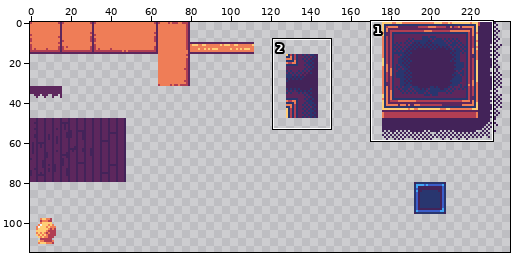
Pixel-art file: res/atlas/world.aseprite. Above, an overview of the earlier version with the close-up marked.
Close-up. As it was:
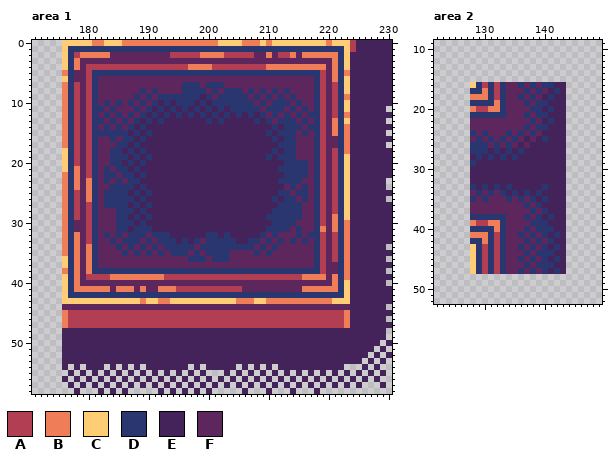
256x256 pixels, 1 frame. Shown: area 1: x 171..230, y 0..58; area 2: x 122..149, y 9..52. The wide view leaves out empty margins. The commit also changed other parts of the picture, which this record leaves out.
Palette (. is transparent): A #b13e53  B #ef7d57  C #ffcd75  D #29366f  E #432359  F #5d275d
Pixels before, area 1 (only the part around the change), first column x 172:
 0 ....CCCCCBBCCCBBBBBBBBBBBBBBBBCCCCBBBCBCCCCCCCCCBCCCAEEEEEE
 1 ....CDDDDDDDDDDDDDDDDDDDDDDDDDDDDDDDDDDDDDDDDDDDDDDCAEEEEEE
 2 ....CDABBBBBFFFFFFFFFFAAAAABBBBAAAAAFFBFAABFBBBBBBDCEEEEEEE
 3 ....CDBFFFFFFFFFFFFFFFFFFFFFFFFFFFFFFFFFFFFFFFFFFBDCEEEEEEE
 4 ....CDBFAAAAAAAAAAAAAAAAABBBBAAAAAAAAABBBBBBBBBBFBDCEEEEEEE
 5 ....BDFFADDDDDDDDDDDDDDDDDDDDDDDDDDDDDDDDDDDDDDAFBDBEEEEEEE
 6 ....CDFFADFFFFFFFFFFFFFFFFFFFFFFFFFFFFFFFFFFFFDAFBDCEEEEEEE
 7 ....BDAFADFFFFFFFFFFFFFFDDDFDDDFFFFFFFFFFFFFFFDAFADCEEEEEEE
 8 ....BDAFADFFFFFFFDFDFFFFDDDDFDFDDDFDFDFDFDFFFFDAFADCEEEEEEE
 9 ....BDAFADFFFFFFDFDFDDDDDDDEDFDDDDDFDFDFDFDFFFDAFADBEEEEEEE
10 ....BDAFADFDFDFDFDFDEDEDDDEDEDDDDDDDFDFDDDFDFFDAFADCEEEEEEE
11 ....BDAFADDFDFFFDFDEDEDEDEDEDEDEDDDDDFDDDFDFDFDAFADCEEEEEE.
12 ....BDAFADFDFDFDFDEDEDEDEDEDEDEDEDEDEDFDFDFDFDDAFADBEEEEEEE
13 ....BDAFADDFDFDFDEDEDEEEEEEEDEDEEEEEDEDFDDDFDFDAFBDCEEEEEE.
14 ....BDAFADFDFDFDEDEEEEEEEEEEEEEEEEEEEEEDEDDDFDDAFBDBEEEEEEE
15 ....BDAFADDDDDDEDEDEEEEEEEEEEEEEEEEEEEDEDDDFDFDAFBDBEEEEEE.
16 ....BDAFADFFDFDDEDEEEEEEEEEEEEEEEEEEEEEDEDDFFFDAFFDBEEEEEEE
17 ....BDAFADFFFDDEDEEEEEEEEEEEEEEEEEEEEEEEDDDFFFDAFFDBEEEEEE.
18 ....CDAFADFFDDEDEDEEEEEEEEEEEEEEEEEEEEEDEDDFFFDAFADBEEEEEEE
19 ....CDAFADFFDDDEDEDEEEEEEEEEEEEEEEEEEEDEDDDFFFDAFADCEEEEEEE
20 ....CDAFADFFDDEDEDEEEEEEEEEEEEEEEEEEEEEEEDDDDFDAFADCEEEEEEE
21 ....CDBFADFDFDDEDEEEEEEEEEEEEEEEEEEEEEEEDDDDDFDAFADCEEEEEEE
22 ....BDBFADFDDFDDEDEEEEEEEEEEEEEEEEEEEEEEEDDDDFDAFADCEEEEEEE
23 ....BDBFBDFDFDFDDEEEEEEEEEEEEEEEEEEEEEEEDDDDFFDAFADCEEEEEE.
24 ....BDBFBDFFDDDDEDEEEEEEEEEEEEEEEEEEEEEEEFDFDFDAFADCEEEEEE.
25 ....BDAFBDFDDDDEDEDEEEEEEEEEEEEEEEEEEEEEDDFDDFDAFADCEEEEEEE
26 ....BDAFBDFDDDDDEDEEEEEEEEEEEEEEEEEEEEEDEDDFDFDAFADCEEEEEE.
27 ....BDAFADFDDDDEDEDEEEEEEEEEEEEEEEEEEEEEDDDDFFDAFADCEEEEEEE
28 ....BDAFADFFFDDDEDEEEEEEEEEEEEEEEEEEEEEDDDDDFFDAFADCEEEEEEE
29 ....BDAFADFFFDDEDEDEEEEEEEEEEEEEEEEEEEDDDDDDFFDAFBDCEEEEEEE
30 ....BDFFADFFFDDDEDEEEEEEEEEEEEEEEEEEEEEDDDDFFFDAFBDBEEEEEEE
31 ....BDFFADFFFDDEDDDEEEEEEEEEEEEEEEEEEEDDDDFDFFDBFBDBEEEEEEE
32 ....BDBFADFDFDFDDDFDDDEEEEEEDDEDEEEEEDFDFFFDFDDAFADBEEEEEEE
33 ....BDBFADFFDFDDDFDFDDDEDEDFDDDDDEEDDFDFDFDFDFDAFADBEEEEEEE
34 ....BDBFBDFFFDFDFDFDFDDDDDFDDDDDDDDDFDFDFFFFFFDAFADBEEEEEE.
35 ....BDBFBDFFFFDFDFDFDFDDDFDFDDDDFFFFDFDFFFFFFFDAFADBEEEEEEE
36 ....CDBFBDFFFFFFFFFFFFFFFDDDFDDDFFFFFFFFFFFFFFDAFADBEEEEEE.
37 ....CDBFBDFFFFFFFFFFFFFFFFFFFFFFFFFFFFFFFFFFFFDAFFDBEEEEEEE
38 ....BDBFBDDDDDDDDDDDDDDDDDDDDDDDDDDDDDDDDDDDDDDAFFDBEEEEEE.
39 ....CDBFAAAABBBBBBBBBAAAAAAAAAAAAAAAAAAAAAAABBBBFBDBEEEEEEE
40 ....CDBFFFFFFFFFFFFFFFFFFFFFFFFFFFFFFFFFFFFFFFFFFBDCEEEEEE.
41 ....CDBBBBBBFBBBFBFFBBBAAAAAAAAAAAFFFFFFFFFFBBBBBBDCEEEEEEE
42 ....CDDDDDDDDDDDDDDDDDDDDDDDDDDDDDDDDDDDDDDDDDDDDDDCEEEEEEE
43 ....CCCCCCCCCCCCCBCCBBCCCCCCCCCCCBBBCCBBBBBBBBBBBCCCEEEEEEE
44 ....FFFFFFFFFFFFFFFFFFFFFFFFFFFFFFFFFFFFFFFFFFFFFFFFEEEEEE.
45 ....BAAAAAAAAAAAAAAAAAAAAAAAAAAAAAAAAAAAAAAAAAAAAAABEEEEEEE
46 ....BAAAAAAAAAAAAAAAAAAAAAAAAAAAAAAAAAAAAAAAAAAAAAABEEEEEE.
47 ....BAAAAAAAAAAAAAAAAAAAAAAAAAAAAAAAAAAAAAAAAAAAAAABEEEEEEE
48 ....EEEEEEEEEEEEEEEEEEEEEEEEEEEEEEEEEEEEEEEEEEEEEEEEEEEEEE.
49 ....EEEEEEEEEEEEEEEEEEEEEEEEEEEEEEEEEEEEEEEEEEEEEEEEEEEEEE.
50 ....EEEEEEEEEEEEEEEEEEEEEEEEEEEEEEEEEEEEEEEEEEEEEEEEEEEEE.E
51 ....EEEEEEEEEEEEEEEEEEEEEEEEEEEEEEEEEEEEEEEEEEEEEEEEEEEE.E.
52 ....EEEEEEEEEEEEEEEEEEEEEEEEEEEEEEEEEEEEEEEEEEEEEEEEEEE.E.E
53 ....EEEEEEEEEEEEEEEEEEEEEEEEEEEEEEEEEEEEEEEEEEEEEEEEEE.E.E.
54 ....E.E.EEE.E.E.E.EEEEEEE.E.EEEEE.E.E.E.EEEEEEEEEEE...E.E..
Pixels before, area 2, first column x 128:
16 CDADADFFDFDFDDEE
17 DDBDADFFFDFDFEDE
18 BBBDADFFDFDFEDEE
19 DDDDBDFFFDFDDEEE
20 BAABBDFFFFDDEDEE
21 DDDDDDFFFDFDDEEE
22 FFFFFFFFFFDFEDEE
23 FFFFFFFFFDFDDEEE
24 DFDFFFDFDFDFEEEE
25 FDFDFDFDFEFEDEEE
26 DDDFDFDFEFEEEEEE
27 DDDEDEDEDEEEEEEE
28 EDEDEDEDEEEEEEEE
29 DEEEEEEEEEEEEEEE
30 EEEEEEEEEEEEEEEE
31 EEEEEEEEEEEEEEEE
32 EEEEEEEEEEEEEEEE
33 DEDEDEDEEEEEDEEE
34 FDFDFDEDEDEDEEEE
35 DFDFFFDFDFDEDEEE
36 FFFFFFFFFDFDEEEE
37 FFFFFFFFFFDFDEEE
38 DDDDDDFFFDFDEDEE
39 BAABBDFFFFDDDEEE
40 DDDDBDFFFDFDDDEE
41 BBBDADFFDFDFDEDE
42 DDBDADFFFDFDFDEE
43 CDADADFFDFDFDEDE
44 CDADADFFFDFDDDEE
45 CDADADFFDFDFDEDE
46 CDADADFFFDFDDDEE
47 CDADADFFDFDFDEDE
After:
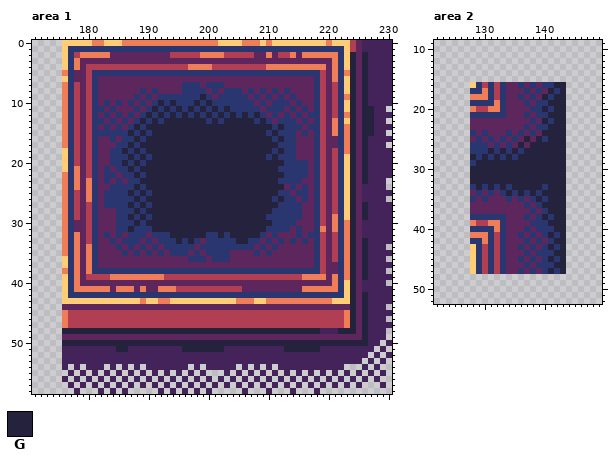
Colours new in this view: G #24223d
The edit:
Changed rows in their new state; - is an unchanged pixel.
Area 1:
first column x 176:
 0 -------------------------------------------------F--
 1 -------------------------------------------------F--
 2 ------------------------------------------------GFG-
 3 ------------------------------------------------GFG-
 4 ------------------------------------------------GFG-
 5 ------------------------------------------------GFG-
 6 ------------------------------------------------GFG-
 7 ------------------------------------------------GFG-
 8 ------------------------------------------------GFG-
 9 -----------------------G------------------------GFG-
10 ----------------G-G---G-G-----------------------GFG-
11 ---------------G-G-G-G-G-G-G--------------------GFGG
12 --------------G-G-G-G-G-G-G-G-G-G---------------GFGG
13 -------------G-G-GGGGGGG-G-GGGGG-G--------------GFGG
14 ------------G-GGGGGGGGGGGGGGGGGGGGG-G-----------GFGG
15 -----------G-G-GGGGGGGGGGGGGGGGGGG-G------------GFGG
16 ------------G-GGGGGGGGGGGGGGGGGGGGG-G-----------GFG-
17 -----------G-GGGGGGGGGGGGGGGGGGGGGGG------------GFG-
18 ----------G-G-GGGGGGGGGGGGGGGGGGGGG-G-----------GFG-
19 -----------G-G-GGGGGGGGGGGGGGGGGGG-G------------GFG-
20 ----------G-G-GGGGGGGGGGGGGGGGGGGGGGG-----------GFG-
21 -----------G-GGGGGGGGGGGGGGGGGGGGGGG------------GFG-
22 ------------G-GGGGGGGGGGGGGGGGGGGGGGG-----------GFG-
23 -------------GGGGGGGGGGGGGGGGGGGGGGG------------GFG-
24 ------------G-GGGGGGGGGGGGGGGGGGGGGGG-----------GF--
25 -----------G-G-GGGGGGGGGGGGGGGGGGGGG------------GF--
26 ------------G-GGGGGGGGGGGGGGGGGGGGG-G-----------GF--
27 -----------G-G-GGGGGGGGGGGGGGGGGGGGG------------GFG-
28 ------------G-GGGGGGGGGGGGGGGGGGGGG-------------GFG-
29 -----------G-G-GGGGGGGGGGGGGGGGGGG--------------GFG-
30 ------------G-GGGGGGGGGGGGGGGGGGGGG-------------GF--
31 -----------G---GGGGGGGGGGGGGGGGGGG--------------GF--
32 ------------------GGGGGG--G-GGGGG---------------GF--
33 -------------------G-G-------GG-----------------GFG-
34 ------------------------------------------------GFG-
35 ------------------------------------------------GFG-
36 ------------------------------------------------GFG-
37 ------------------------------------------------GFG-
38 ------------------------------------------------GFG-
39 ------------------------------------------------GFG-
40 ------------------------------------------------GF--
41 ------------------------------------------------GF--
42 ------------------------------------------------GFG-
43 ------------------------------------------------GFG-
44 ------------------------------------------------GFG-
45 ------------------------------------------------GFG-
46 ------------------------------------------------GFG-
47 ------------------------------------------------GFG-
48 GGGGGGGGGGGGGGGGGGGGGGGGGGGGGGGGGGGGGGGGGGG---GGGFG-
49 FFFFFFFFFFFFFFFFFFFFFFFFFFFFFFFFFFFFFFFFFFFFFFFFFFG-
50 GGGGGGGGGGGGGGGGGGGGGGGGGGGGGGGGGGGGGGGGGGGGGGGGGGG-
51 ---------GG---------GGGGGGG----------GGGGGG---------
Area 2:
first column x 128:
16 --------------GG
17 -------------G-G
18 ------------G-GG
19 -------------GGG
20 ------------G-GG
21 -------------GGG
22 ------------G-GG
23 -------------GGG
24 ------------GGGG
25 ---------G-G-GGG
26 --------G-GGGGGG
27 ---G-G-G-GGGGGGG
28 G-G-G-G-GGGGGGGG
29 -GGGGGGGGGGGGGGG
30 GGGGGGGGGGGGGGGG
31 GGGGGGGGGGGGGGGG
32 GGGGGGGGGGGGGGGG
33 -G-G-G-GGGGG-GGG
34 ------G-G-G-GGGG
35 -----------G-GGG
36 ------------GGGG
37 -------------GGG
38 ------------G-GG
39 -------------GGG
40 --------------GG
41 -------------G-G
42 --------------GG
43 -------------G-G
44 --------------GG
45 -------------G-G
46 --------------GG
47 -------------G-G
